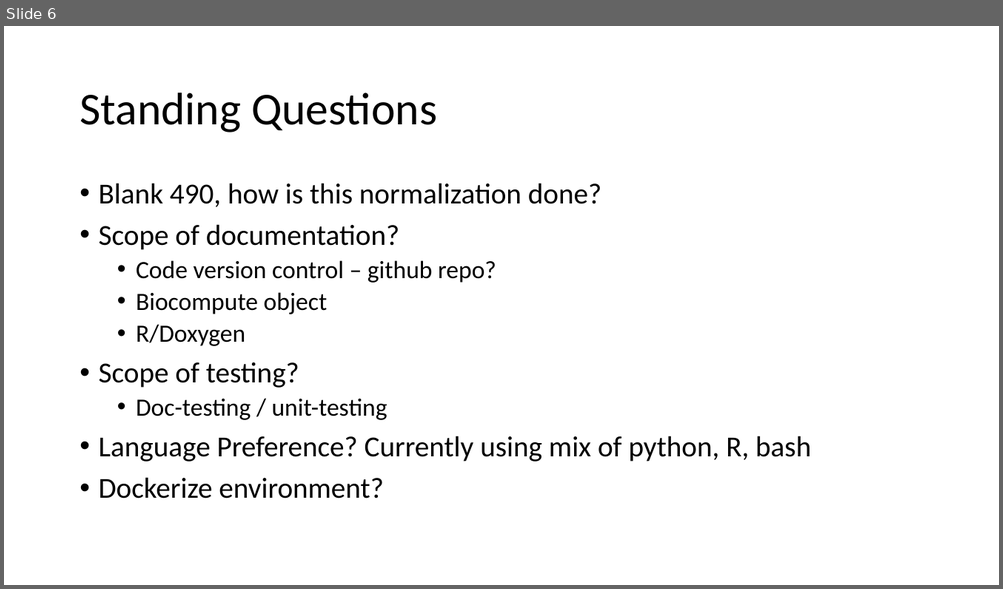
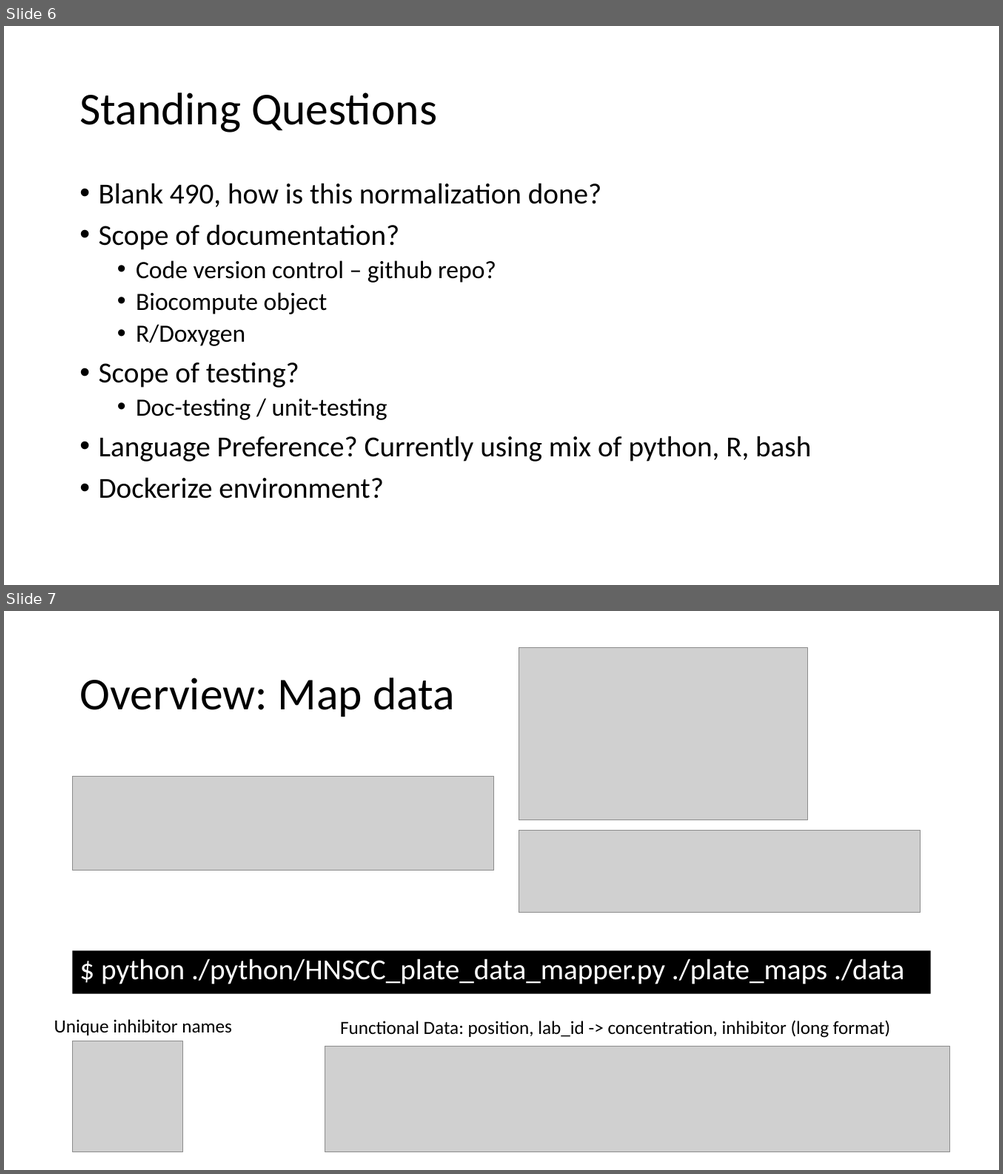
Before and after one commit to nathanieljevans/HNSCC_functional_data_pipeline, a slide deck: docs/HNSCC_functional_assay_pipeline_development.pptx. Shown one above the other, each under a label of ours: slide 6 before the commit, slides 6 and 7 after it. The pictures are 1003x589 and 1003x1174 pixels, drawn with LibreOffice and Linux fonts; fonts in the diff are those of the drawing; grey boxes stand for pictures. Boxes give left, top, right and bottom in pixels: in the first picture for what was removed or moved away, otherwise in the second. Text is boxed around its words. In the diff, an @@ line names an element or a change of style, - is before the commit and + after.

```diff
--- a/docs/HNSCC_functional_assay_pipeline_development.pptx
+++ b/docs/HNSCC_functional_assay_pipeline_development.pptx
@@ slide 7 added at (4, 611, 999, 1170), background #FFFFFF @@
@@ picture added at (519, 648, 808, 820) @@
@@ title added at (79, 678, 455, 717), 44 pt, text #000000 @@
+Overview: Map data
@@ picture added at (73, 776, 494, 870) @@
@@ picture added at (519, 830, 921, 913) @@
@@ text added at (73, 951, 930, 994), fill #000000, 28 pt, text #FFFFFF @@
+$ python ./python/HNSCC_plate_data_mapper.py ./plate_maps ./data
@@ text added at (54, 1019, 232, 1036), 18 pt, text #000000 @@
+Unique inhibitor names
@@ text added at (340, 1020, 890, 1038), 18 pt, text #000000 @@
+Functional Data: position, lab_id -> concentration, inhibitor (long format)
@@ picture added at (73, 1042, 183, 1153) @@
@@ picture added at (325, 1046, 950, 1152) @@
```
Also in this commit, not shown: 3 other files.
